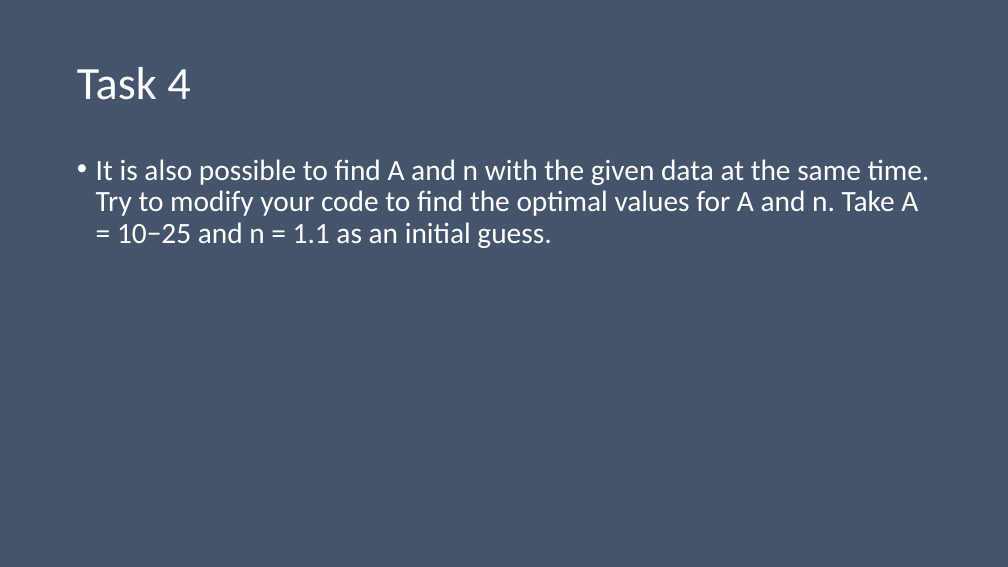
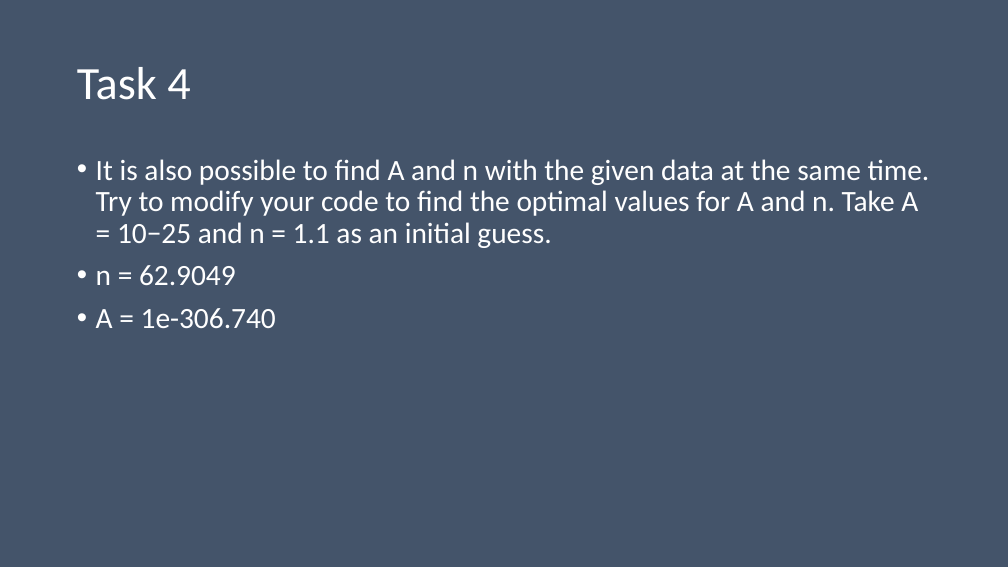
Before and after one commit to bidlekm/optimization_assignment, a slide deck: slide 7 of Ice Sheet Modeling and Optimization.pptx. Drawn at 1008x567 pixels with LibreOffice and Linux fonts; fonts in the diff are those of the drawing; background and template pictures are left out. Boxes give left, top, right and bottom in pixels: in the first picture for what was removed or moved away, otherwise in the second. Text is boxed around its words. In the diff, an @@ line names an element or a change of style, - is before the commit and + after.

```diff
--- a/Ice Sheet Modeling and Optimization.pptx
+++ b/Ice Sheet Modeling and Optimization.pptx
@@ text at (96,265,276,328): paragraphs added @@
+• n = 62.9049
+• A = 1e-306.740
```
Also in this commit, not shown: 3 other slides changed, 1 other file.
